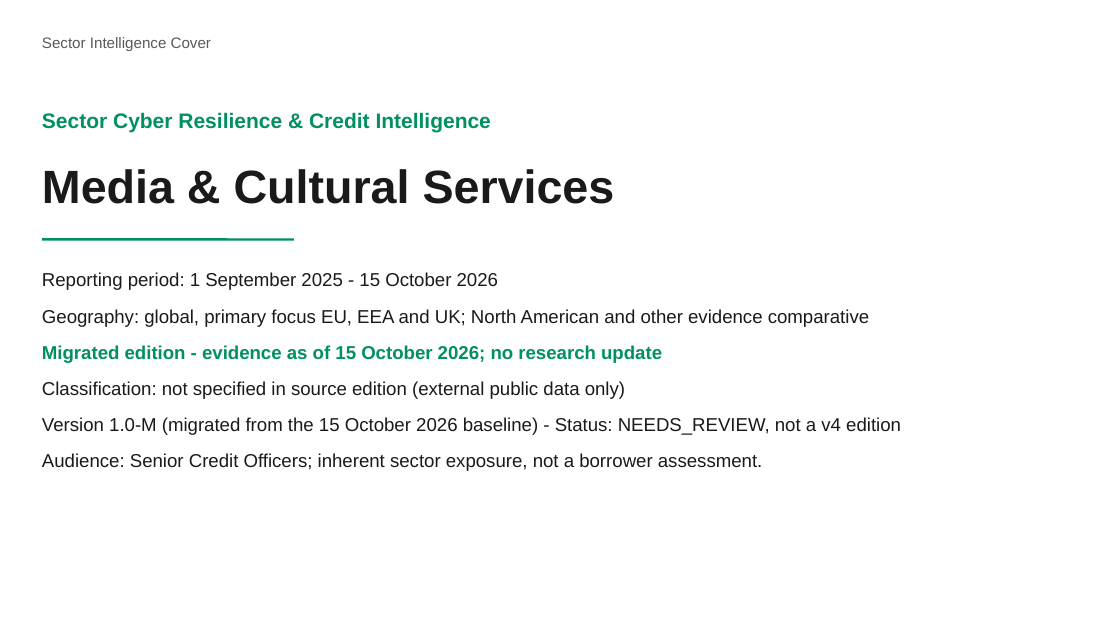
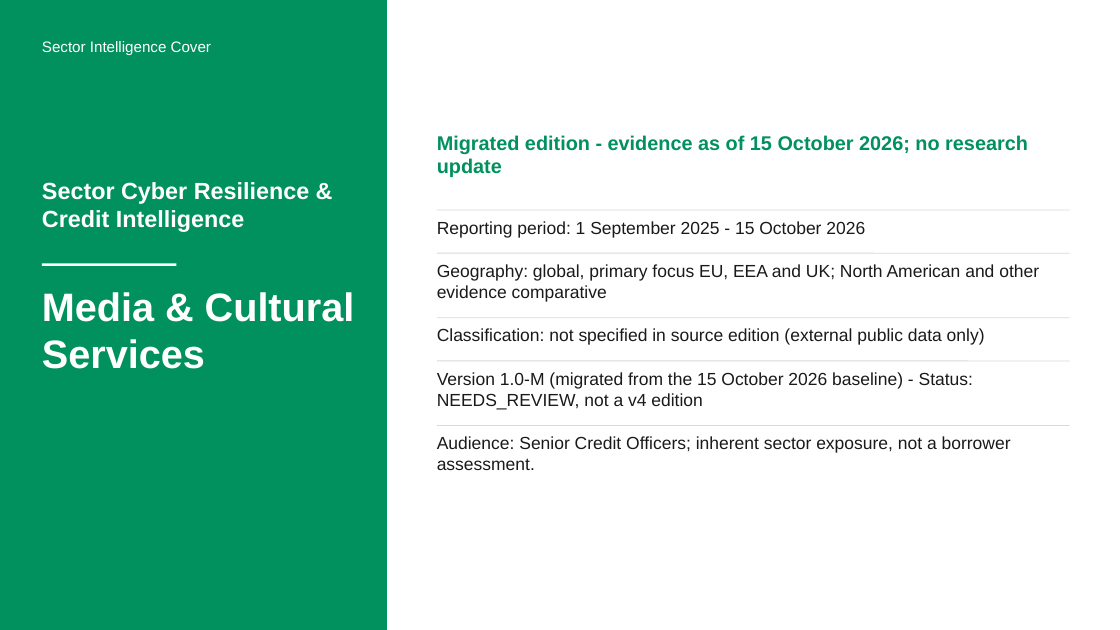
Before and after one commit to cybertiagovieira/cyber-risk-reports, a slide deck: slide 1 of media-and-cultural-services/2025-09_2026-10_migrated-credit12/Media & Cultural Services_credit_intelligence_briefing_migrated.pptx. Drawn at 1120x630 pixels with LibreOffice and Linux fonts; fonts in the diff are those of the drawing. Boxes give left, top, right and bottom in pixels: in the first picture for what was removed or moved away, otherwise in the second. Text is boxed around its words. In the diff, an @@ line names an element or a change of style, - is before the commit and + after.

```diff
--- a/media-and-cultural-services/2025-09_2026-10_migrated-credit12/Media & Cultural Services_credit_intelligence_briefing_migrated.pptx
+++ b/media-and-cultural-services/2025-09_2026-10_migrated-credit12/Media & Cultural Services_credit_intelligence_briefing_migrated.pptx
@@ rectangle added at (x1=0, y1=0, x2=386, y2=630), fill #00915E, outline #00915E 0.75 pt @@
@@ text "Sector Intelligence Cover" at (x1=42, y1=41, x2=211, y2=55): text colour #5A5A5A to #FFFFFF; vertical alignment middle to top @@
@@ text "Migrated edition - evidence as ..." moved from (x1=42, y1=345, x2=662, y2=363) to (x1=437, y1=135, x2=1028, y2=177) @@
@@ text "Migrated edition - evidence as ..." at (x1=437, y1=135, x2=1028, y2=177): size 16 to 17 pt; vertical alignment middle to top @@
@@ text "Sector Cyber Resilience & Credit ..." moved from (x1=42, y1=112, x2=491, y2=132) to (x1=42, y1=182, x2=309, y2=232) @@
@@ text "Sector Cyber Resilience & Credit ..." at (x1=42, y1=182, x2=309, y2=232): size 18 to 20 pt, text colour #00915E to #FFFFFF; vertical alignment middle to top @@
@@ line removed from (42, 239) to (294, 239) @@
@@ text "Reporting period: 1 September 2025 ..." moved from (x1=42, y1=272, x2=498, y2=290) to (x1=437, y1=221, x2=865, y2=238) @@
@@ line added from (42, 265) to (176, 265), #FFFFFF 2 pt @@
@@ text "Geography: global, primary focus EU, ..." moved from (x1=42, y1=309, x2=869, y2=327) to (x1=437, y1=264, x2=1039, y2=302) @@
@@ line added from (437, 253) to (1070, 253), #D9D9D9 0.75 pt @@
@@ text "Media & Cultural Services" moved from (x1=42, y1=169, x2=615, y2=204) to (x1=42, y1=292, x2=355, y2=369) @@
@@ text "Media & Cultural Services" at (x1=42, y1=292, x2=355, y2=369): size 40 to 34 pt, text colour #1A1A1A to #FFFFFF; vertical alignment middle to top @@
@@ size 16 to 15 pt; vertical alignment middle to top in 5 elements at (x1=437, y1=436, x2=1011, y2=470), (x1=437, y1=372, x2=973, y2=410), (x1=437, y1=264, x2=1039, y2=302), (x1=437, y1=221, x2=865, y2=238), (x1=437, y1=328, x2=985, y2=345) @@
@@ text "Classification: not specified in source ..." moved from (x1=42, y1=381, x2=625, y2=399) to (x1=437, y1=328, x2=985, y2=345) @@
@@ line added from (437, 318) to (1070, 318), #D9D9D9 0.75 pt @@
@@ text "Version 1.0-M (migrated from the ..." moved from (x1=42, y1=417, x2=901, y2=435) to (x1=437, y1=372, x2=973, y2=410) @@
@@ line added from (437, 361) to (1070, 361), #D9D9D9 0.75 pt @@
@@ text "Audience: Senior Credit Officers; inherent ..." moved from (x1=42, y1=453, x2=762, y2=471) to (x1=437, y1=436, x2=1011, y2=470) @@
@@ line added from (437, 426) to (1070, 426), #D9D9D9 0.75 pt @@
```
Also in this commit, not shown: 11 other slides changed, 4 other files.
